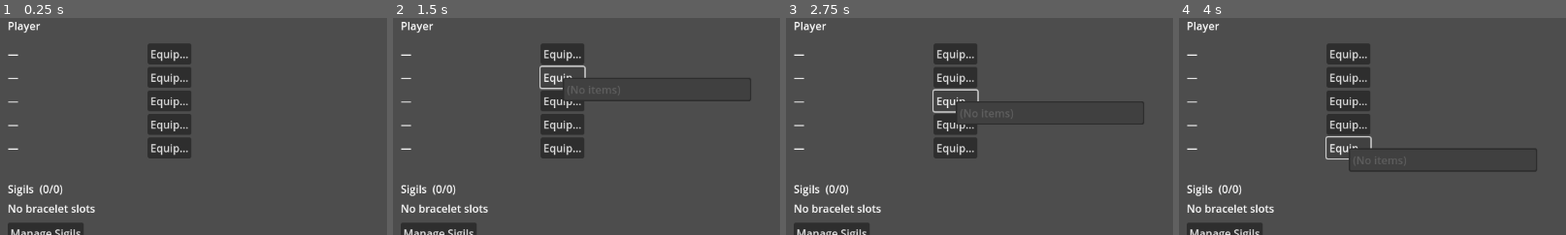
Above: before the commit, frames 1-4 (left to right).
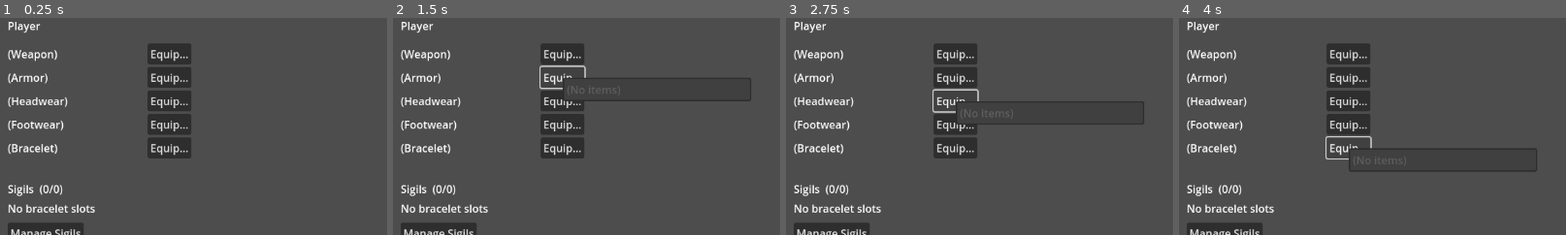
Above: after the commit, the same moments.

Repository: Cristal-Lucina/Psyokin
Game: Godot game, scene res://scenes/main_menu/panels/LoadoutPanel.tscn
Two runs of this game, one before a commit and one after it. Both use one fixed random seed, a clock stepped at 60 frames per second and the inputs below. This scene is started directly instead of the project's main scene.
Inputs:
- Up to frame 1 (0.25 s): no input
- Up to frame 2 (1.5 s): click "Equip…" at 0.5 s; click "Equip…" at 1.25 s
- Up to frame 3 (2.75 s): click "Equip…" at 2 s
- Up to frame 4 (4 s): click "Equip…" at 2.75 s; click "Equip…" at 3.5 s
The pictures show only the part of the screen within x 24-74%, y 0-50%; the shares and areas given below are measured in that part.

The runs differ from the first frame. In frame 1, 1.4% of the frame differs, in the area x 2-18%, y 14-63%; in frame 2, 1.4%; in frame 3, 1.4%; in frame 4, 1.4%.

Commit message:
Add placeholder text for empty equipment slots in LoadoutPanel
Modified LoadoutPanel to display slot names when equipment is not equipped:
- (Weapon) for empty weapon slot
- (Armor) for empty armor slot
- (Headwear) for empty head slot
- (Footwear) for empty foot slot
- (Bracelet) for empty bracelet slot

Created _pretty_item_with_slot() function to handle slot-specific empty state display.

🤖 Generated with [Claude Code](https://claude.com/claude-code)

Co-Authored-By: Claude <noreply@anthropic.com>

Diff:
--- a/scripts/main_menu/panels/LoadoutPanel.gd
+++ b/scripts/main_menu/panels/LoadoutPanel.gd
@@ -187,11 +187,11 @@
 	if cur == "":
 		return
 	var equip: Dictionary = _fetch_equip_for(cur)
-	_w_val.text = _pretty_item(String(equip.get("weapon","")))
-	_a_val.text = _pretty_item(String(equip.get("armor","")))
-	_h_val.text = _pretty_item(String(equip.get("head","")))
-	_f_val.text = _pretty_item(String(equip.get("foot","")))
-	_b_val.text = _pretty_item(String(equip.get("bracelet","")))
+	_w_val.text = _pretty_item_with_slot(String(equip.get("weapon","")), "weapon")
+	_a_val.text = _pretty_item_with_slot(String(equip.get("armor","")), "armor")
+	_h_val.text = _pretty_item_with_slot(String(equip.get("head","")), "head")
+	_f_val.text = _pretty_item_with_slot(String(equip.get("foot","")), "foot")
+	_b_val.text = _pretty_item_with_slot(String(equip.get("bracelet","")), "bracelet")
 	_rebuild_stats_grid(cur, equip)
 	_rebuild_sigils(cur)
 	_refresh_mind_row(cur)
@@ -637,6 +637,20 @@
 
 func _pretty_item(id: String) -> String:
 	if id == "" or id == "—": return "—"
+	if _eq and _eq.has_method("get_item_display_name"):
+		var v: Variant = _eq.call("get_item_display_name", id)
+		if typeof(v) == TYPE_STRING: return String(v)
+	return id
+
+func _pretty_item_with_slot(id: String, slot: String) -> String:
+	if id == "" or id == "—":
+		match slot:
+			"weapon": return "(Weapon)"
+			"armor": return "(Armor)"
+			"head": return "(Headwear)"
+			"foot": return "(Footwear)"
+			"bracelet": return "(Bracelet)"
+			_: return "—"
 	if _eq and _eq.has_method("get_item_display_name"):
 		var v: Variant = _eq.call("get_item_display_name", id)
 		if typeof(v) == TYPE_STRING: return String(v)
